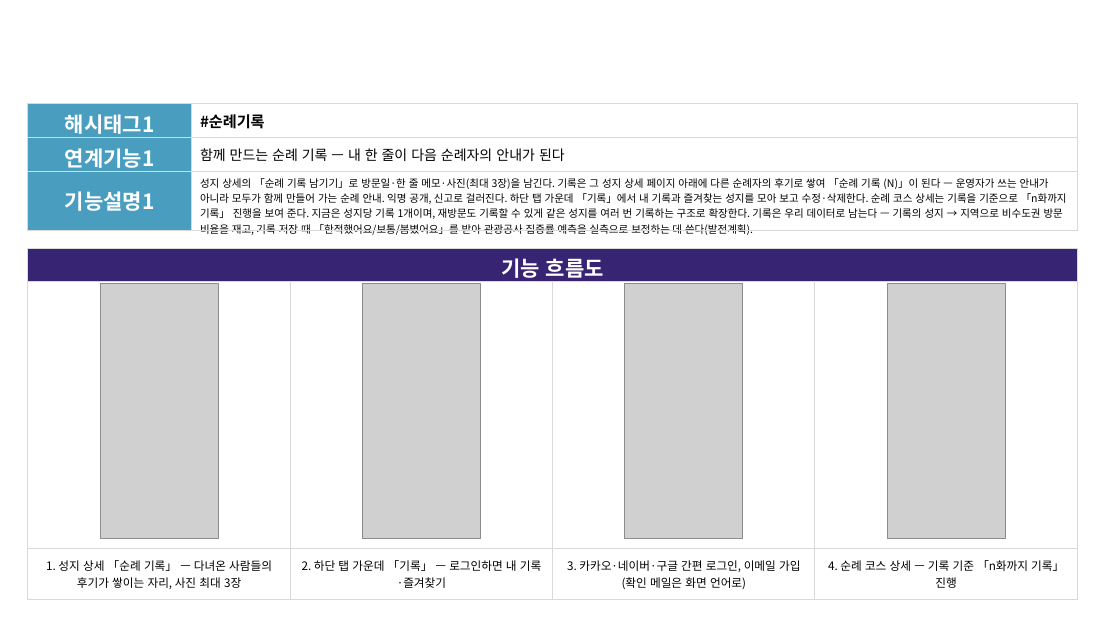
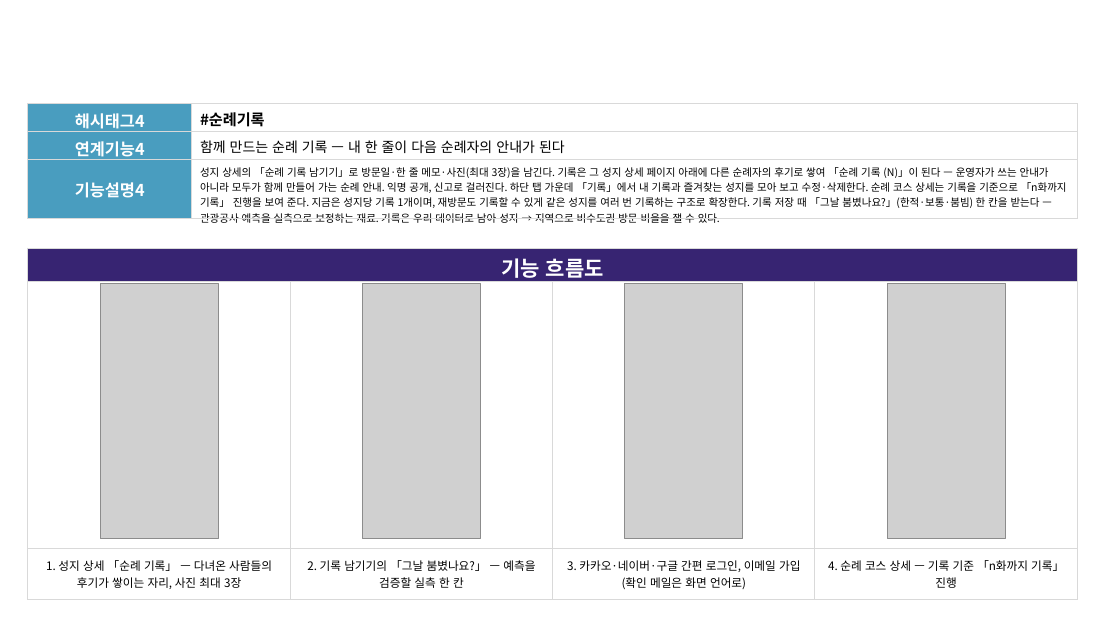
Before and after one commit to linkcontent7-huisun/visitholykorea, a slide deck: slide 8 of docs/10-product/공모전/원본-공모전제출/기능설명서_2026-09-21.pptx. Drawn at 1120x630 pixels with LibreOffice and Linux fonts; fonts in the diff are those of the drawing; grey boxes stand for pictures; background and template pictures are left out. Boxes give left, top, right and bottom in pixels: in the first picture for what was removed or moved away, otherwise in the second. Text is boxed around its words. In the diff, an @@ line names an element or a change of style, - is before the commit and + after.

```diff
--- a/docs/10-product/공모전/원본-공모전제출/기능설명서_2026-09-21.pptx
+++ b/docs/10-product/공모전/원본-공모전제출/기능설명서_2026-09-21.pptx
@@ table at (x1=28, y1=104, x2=1078, y2=230) @@
-row 1, column 1: 해시태그1
+row 1, column 1: 해시태그4
-row 2, column 1: 연계기능1
+row 2, column 1: 연계기능4
-row 3, column 1: 기능설명1
+row 3, column 1: 기능설명4
-row 3, column 2: 성지 상세의 「순례 기록 남기기」로 방문일·한 줄 메모·사진(최대 3장)을 남긴다. 기록은 그 성지 상세 페이지 아래에 다른 순례자의 후기로 쌓여 「순례 기록 (N)」이 된다 — 운영자가 쓰는 안내가 아니라 모두가 함께 만들어 가는 순례 안내. 익명 공개, 신고로 걸러진다. 하단 탭 가운데 「기록」에서 내 기록과 즐겨찾는 성지를 모아 보고 수정·삭제한다. 순례 코스 상세는 기록을 기준으로 「n화까지 기록」 진행을 보여 준다. 지금은 성지당 기록 1개이며, 재방문도 기록할 수 있게 같은 성지를 여러 번 기록하는 구조로 확장한다. 기록은 우리 데이터로 남는다 — 기록의 성지 → 지역으로 비수도권 방문 비율을 재고, 기록 저장 때 「한적했어요/보통/붐볐어요」를 받아 관광공사 집중률 예측을 실측으로 보정하는 데 쓴다(발전계획).
+row 3, column 2: 성지 상세의 「순례 기록 남기기」로 방문일·한 줄 메모·사진(최대 3장)을 남긴다. 기록은 그 성지 상세 페이지 아래에 다른 순례자의 후기로 쌓여 「순례 기록 (N)」이 된다 — 운영자가 쓰는 안내가 아니라 모두가 함께 만들어 가는 순례 안내. 익명 공개, 신고로 걸러진다. 하단 탭 가운데 「기록」에서 내 기록과 즐겨찾는 성지를 모아 보고 수정·삭제한다. 순례 코스 상세는 기록을 기준으로 「n화까지 기록」 진행을 보여 준다. 지금은 성지당 기록 1개이며, 재방문도 기록할 수 있게 같은 성지를 여러 번 기록하는 구조로 확장한다. 기록 저장 때 「그날 붐볐나요?」(한적·보통·붐빔) 한 칸을 받는다 — 관광공사 예측을 실측으로 보정하는 재료. 기록은 우리 데이터로 남아 성지 → 지역으로 비수도권 방문 비율을 잴 수 있다.
@@ table at (x1=28, y1=249, x2=1076, y2=597) @@
-row 3, column 2: 2. 하단 탭 가운데 「기록」 — 로그인하면 내 기록·즐겨찾기
+row 3, column 2: 2. 기록 남기기의 「그날 붐볐나요?」 — 예측을 검증할 실측 한 칸
```
Also in this commit, not shown: 6 other slides changed, 5 other files.
